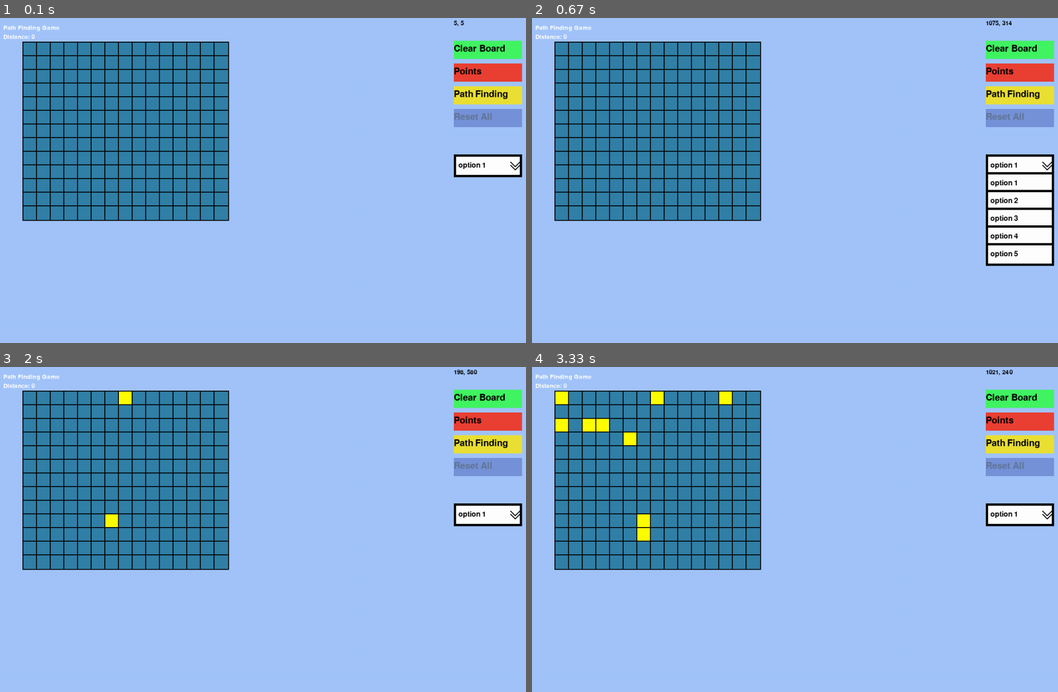
Above: before the commit, frames 1-4 (two rows, left to right).
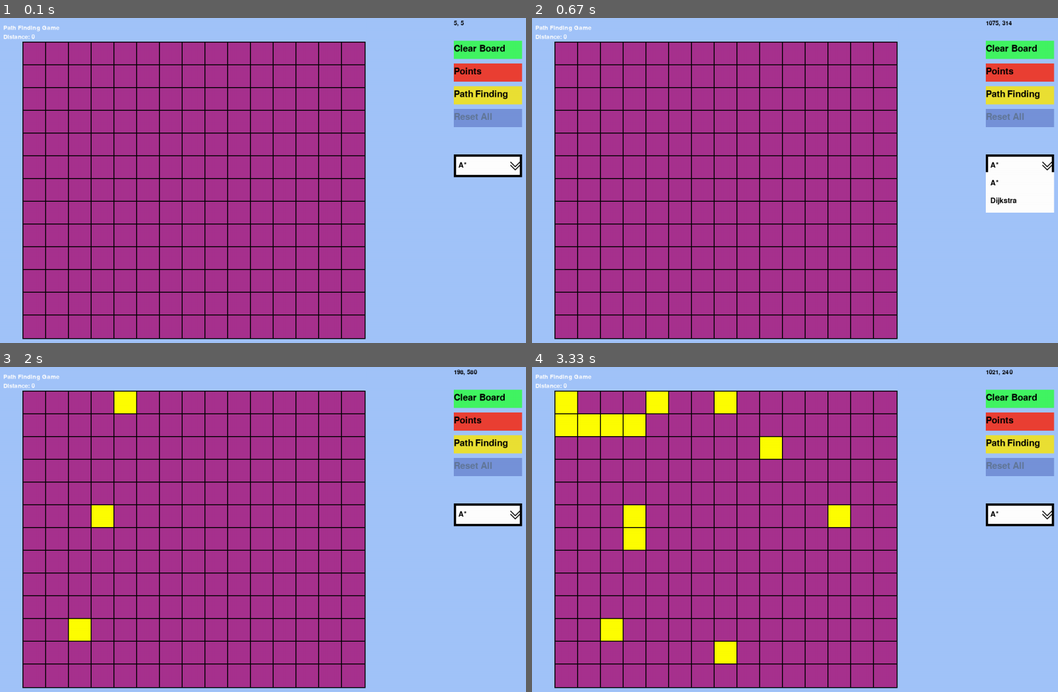
Above: after the commit, the same moments.

Repository: JonathanChan1234/Path-Finding-Python
Game: pygame game, started from ui/PathFindingGame.py
Two runs of this game, one before a commit and one after it. Both use one fixed random seed, a clock stepped at 60 frames per second and the inputs below.
Inputs (mouse positions are in pixels of both pictures, inside the frame that each line leads up to):
- Up to frame 1 (0.1 s): no input
- Up to frame 2 (0.67 s): click (1021, 161) at 0.38 s
- Up to frame 3 (2 s): click (489, 510) at 0.72 s; press the mouse at (352, 402) at 1.03 s; move the mouse to (368, 477) at 1.13 s; release the mouse at (378, 552) at 1.27 s; press the mouse at (352, 402) at 1.37 s; move the mouse to (252, 532) at 1.47 s; release the mouse at (152, 666) at 1.6 s; press the mouse at (126, 402) at 1.7 s; move the mouse to (105, 516) at 1.8 s; release the mouse at (89, 630) at 1.93 s
- Up to frame 4 (3.33 s): press the mouse at (568, 425) at 2.03 s; move the mouse to (642, 539) at 2.13 s; release the mouse at (721, 653) at 2.27 s; press the mouse at (589, 425) at 2.37 s; move the mouse to (605, 428) at 2.47 s; release the mouse at (626, 435) at 2.6 s; press the mouse at (726, 402) at 2.7 s; move the mouse to (847, 519) at 2.8 s; release the mouse at (973, 636) at 2.93 s; press the mouse at (568, 402) at 3.03 s; move the mouse to (779, 438) at 3.13 s; release the mouse at (994, 477) at 3.27 s

The runs differ from the first frame. In frame 1, 59% of the frame differs, in the area x 4-93%, y 7-99%; in frame 2, 62%, in the area x 4-100%, y 7-99%; in frame 3, 59%; in frame 4, 59%.

Commit message:
code refactoring and remove files

Diff:
--- a/algorithm/AStarNode.py
+++ b/algorithm/AStarNode.py
@@ -40,9 +40,11 @@
 
     def distance_debug(self):
         if self.g == sys.maxsize / 2 and self.h == sys.maxsize / 2:
-            return f'g: inf, h: inf, f: inf'
+            return ['inf', 'inf', 'inf']
         else:
-            return f'g: {round(self.get_g(), 2)}, h: {round(self.get_h(), 2)}), f: {round(self.get_distance(), 2)}'
+            return [f'g: {round(self.get_g(), 2)}',
+                    f'h: {round(self.get_h(), 2)}',
+                    f'f: {round(self.get_distance(), 2)}']
 
     def __deepcopy__(self, memodict={}):
         copyNode = AStarNode(self.x, self.y)
--- a/algorithm/DijkstraNode.py
+++ b/algorithm/DijkstraNode.py
@@ -21,7 +21,13 @@
     def get_previous(self) -> DijkstraNode:
         return self.previous
 
+    def distance_debug(self):
+        if self.distance != sys.maxsize:
+            return 'inf'
+        else:
+            return f'f: {round(self.get_distance(), 2)}'
+
     def __str__(self):
         return f'Position:({str(self.x)}, {str(self.y)})' \
                f', Distance: {str(self.distance)}' \
-               f', {"Obstacle" if self.obstacle else "Open"}'
+               f', {"Obstacle" if self.obstacle else ""}'
--- a/algorithm/Node.py
+++ b/algorithm/Node.py
@@ -40,6 +40,9 @@
     def get_coordinate(self) -> str:
         return f'({self.x}, {self.y})'
 
+    def distance_debug(self):
+        pass
+
     def __eq__(self, other: Node):
         return self.x == other.x and self.y == other.y
 
--- a/algorithm/astar_grid.py
+++ b/algorithm/astar_grid.py
@@ -1,7 +1,5 @@
 import copy
 import math
-import sys
-
 from typing import List, Union
 
 from algorithm.AStarNode import AStarNode
@@ -10,6 +8,8 @@
 VERTICAL_DISTANCE = 1
 HORIZONTAL_DISTANCE = 1
 DIAGONAL_DISTANCE = 1.4  # sqrt(2)
+
+A_STAR = 'A*'
 
 
 # check whether it is the valid block (inside the grid and not an obstacle)
--- a/algorithm/dijkstra_grid.py
+++ b/algorithm/dijkstra_grid.py
@@ -8,6 +8,7 @@
 VERTICAL_DISTANCE = 1
 HORIZONTAL_DISTANCE = 1
 DIAGONAL_DISTANCE = 1.4  # sqrt(2)
+DIJKSTRA = "Dijkstra"
 
 
 def debug_grid(grid: List[List[DijkstraNode]]):
--- a/ui/PathFindingGame.py
+++ b/ui/PathFindingGame.py
@@ -2,6 +2,8 @@
 
 import pygame
 
+from algorithm.astar_grid import A_STAR
+from algorithm.dijkstra_grid import DIJKSTRA
 from ui_utility.UIDialog import UIDialog
 from ui_utility.UIDropdownMenu import UIDropdownMenu
 from ui_utility.UIManager import UIManager
@@ -13,6 +15,7 @@
 WINDOW_HEIGHT = 800
 BACKGROUND_COLOR = (162, 196, 250)
 FPS = 60
+ALGORITHM_LIST = [A_STAR, DIJKSTRA]
 
 
 class PathFindingGame:
@@ -59,7 +62,7 @@
                                             width=150,
                                             height=50,
                                             text_size=16,
-                                            options=['option 1', 'option 2', 'option 3', 'option 4', 'option 5'])
+                                            options=ALGORITHM_LIST)
         self.mouse_debug_text = UIText(self.manager, 1000, 0, (0, 0, 0), '')
 
     def refresh(self):
@@ -130,14 +133,15 @@
                     if event.event == UIDialog.CLOSE_BUTTON_CLICKED:
                         self.dialog.dismiss()
                 if event.component_id == self.dropdown_menu.component_id:
-                    print(event)
+                    # change the algorithm according to the value
+                    pass
 
     def switch_mode(self):
         self.grid.switch_mode()
 
 
 if __name__ == '__main__':
-    grid = PathFindingGrid(15, 13)
+    grid = PathFindingGrid(A_STAR, 15, 13)
     path_finding_game = PathFindingGame(WINDOW_WIDTH, WINDOW_HEIGHT, FPS, BACKGROUND_COLOR, grid)
     while path_finding_game.running:
         path_finding_game.event_handle()
--- a/ui/PathFindingGrid.py
+++ b/ui/PathFindingGrid.py
@@ -7,8 +7,8 @@
 from algorithm.astar_grid import a_star
 from ui.PathFindingNode import PathFindingNode
 
-NODE_WIDTH = 30
-NODE_HEIGHT = 30
+NODE_WIDTH = 50
+NODE_HEIGHT = 50
 X_OFFSET = 50
 Y_OFFSET = 50
 BORDER = 2
@@ -23,6 +23,7 @@
     PATH_ANIMATION_ID = pygame.NUMEVENTS - 1
 
     def __init__(self,
+                 algorithm: str,
                  column: int = 20,
                  row: int = 20,
                  color: Tuple[int, int, int] = NODE_COLOR,
@@ -30,6 +31,9 @@
                  y_offset: int = Y_OFFSET,
                  width: int = NODE_WIDTH,
                  height: int = NODE_HEIGHT):
+        # Algorithm to be used
+        self.algorithm = algorithm
+
         # True when the player has made the first initial click, the hovered block will become obstacle
         self.select_obstacle = False
         # True when the player is currently in selecting the origin/destination
@@ -69,6 +73,9 @@
         for row in range(len(self.grid)):
             for column in range(len(self.grid[row])):
                 func(self.grid[row][column])
+
+    def set_algorithm(self, algorithm: str):
+        self.algorithm = algorithm
 
     def set_obstacle(self, node):
         # if the selected node is already an obstacle, deselected the current cell
@@ -127,24 +134,23 @@
 
         # draw the final path
         if len(self.search_result) == 0:
-            print(self.markers[0].marked)
-            print(self.markers[1].marked)
             next_point = self.markers[1]
             while next_point.get_previous() is not None:
                 next_point.set_path()
                 next_point = next_point.get_previous()
             self.set_path_find_finished(True)
 
-    def copy_grid(self, copy_grid: List[List[AStarNode]]):
+    def copy_grid(self, copy_grid: List[List[Node]]):
         for row in range(len(copy_grid)):
             for column in range(len(copy_grid[row])):
-                self.grid[row][column].set_g(copy_grid[row][column].get_g())
-                self.grid[row][column].set_h(copy_grid[row][column].get_h())
-                if copy_grid[row][column].get_previous():
-                    previous_node = copy_grid[row][column].get_previous()
-                    self.grid[row][column].set_previous(self.grid[previous_node.y][previous_node.x])
-                if copy_grid[row][column].get_visited():
-                    self.grid[row][column].set_visited()
+                self.grid[row][column] = copy_grid[row][column]
+                # self.grid[row][column].set_g(copy_grid[row][column].get_g())
+                # self.grid[row][column].set_h(copy_grid[row][column].get_h())
+                # if copy_grid[row][column].get_previous():
+                #     previous_node = copy_grid[row][column].get_previous()
+                #     self.grid[row][column].set_previous(self.grid[previous_node.y][previous_node.x])
+                # if copy_grid[row][column].get_visited():
+                #     self.grid[row][column].set_visited()
 
     def reset_grid(self):
         self.init_grid()
--- a/ui/PathFindingNode.py
+++ b/ui/PathFindingNode.py
@@ -1,12 +1,12 @@
 import math
 import os
 import sys
-from enum import Enum
 
 import pygame
 from typing import Tuple
 
-from algorithm.AStarNode import AStarNode
+from algorithm.Node import Node
+from ui_utility.utils import render_inline_text, render_multiline_text
 
 UNVISITED_COLOR = (50, 129, 168)
 OBSTACLE_COLOR = (255, 255, 0)
@@ -17,15 +17,7 @@
 BORDER_COLOR = (0, 0, 0)
 
 
-class PathFindingNodeState(Enum):
-    UNVISITED = 1
-    SEARCHED = 2
-    OBSTACLE = 3
-    VISITED = 4  # shortest path to this node is found
-    PATH = 5
-
-
-class PathFindingNode(pygame.sprite.Sprite, AStarNode):
+class PathFindingNode(pygame.sprite.Sprite, Node):
     def __init__(self,
                  width: int,
                  height: int,
@@ -36,7 +28,7 @@
                  y: int):
         # constructor
         pygame.sprite.Sprite.__init__(self)
-        AStarNode.__init__(self, x, y)
+        Node.__init__(self, x, y)
 
         # node properties
         self.width = width
@@ -103,32 +95,10 @@
                 self.block.fill(UNVISITED_COLOR)
             else:
                 self.block.fill(SEARCHED_COLOR)
-
+        if self.get_distance() != sys.maxsize:
+            if type(self.distance_debug()) is list:
+                render_multiline_text(self.block, self.distance_debug(), 8, (0, 0, 0))
+            if type(self.distance_debug()) is str:
+                render_inline_text(self.block, self.distance_debug(), 8, (0, 0, 0))
         window_surface.blit(self.border, self.border_rect)
         window_surface.blit(self.block, self.block_rect)
-
-        # distance = 'inf' if self.get_distance() == sys.maxsize else str(round(self.get_distance(), 1))
-        # g_distance = 'inf' if self.get_g() == sys.maxsize / 2 else str(round(self.get_g(), 1))
-        # h_distance = 'inf' if self.get_h() == sys.maxsize / 2 else str(round(self.get_h(), 1))
-        #
-        # top = self.border_rect.top
-        # left = self.border_rect.left
-        # right = self.border_rect.right
-        # bottom = self.border_rect.bottom
-        # centerx = self.border_rect.centerx
-        #
-        # if g_distance != 'inf':
-        #     g_distance_text = pygame.font.SysFont(None, 16).render(g_distance, True, (255, 255, 255))
-        #     window_surface.blit(g_distance_text,
-        #                         (left + 5, top + 5))
-        # if h_distance != 'inf':
-        #     h_distance_text = pygame.font.SysFont(None, 16).render(h_distance, True, (0, 0, 0))
-        #     h_distance_width = h_distance_text.get_width()
-        #     window_surface.blit(h_distance_text,
-        #                         (right - h_distance_width - 5, top + 5))
-        #
-        # if distance != 'inf':
-        #     distance_text = pygame.font.SysFont(None, 18).render(distance, True, (0, 100, 255))
-        #     distance_width, distance_height = distance_text.get_size()
-        #     window_surface.blit(distance_text,
-        #                         (centerx - (distance_width / 2), bottom - distance_height - 5))
--- a/ui_utility/UIDropdownMenu.py
+++ b/ui_utility/UIDropdownMenu.py
@@ -60,7 +60,7 @@
         for option in self.options:
             y_pos = selector.rect.bottom + UIDropdownMenu.Selector.BORDER_MARGIN
             selector = self.Selector(self.x_pos, y_pos, self.width, self.height, self.background, self.text_size,
-                                     self.text_color, option)
+                                     self.text_color, option, False)
             self.add(selector)
 
     def event_handler(self, event):
@@ -102,16 +102,18 @@
                      background: Tuple[int, int, int],
                      text_size: int,
                      text_color: Tuple[int, int, int],
-                     value: str):
+                     value: str,
+                     closed: bool = True):
             Sprite.__init__(self)
             self.value = value
             self.image = Surface([width, height])
             self.image.fill(background)
             image_array = np.array(surfarray.array3d(self.image))
-            image_array[:, :5, :] = np.zeros((1, 1, 1))
-            image_array[:, -5:, :] = np.zeros((1, 1, 1))
-            image_array[:5, :, :] = np.zeros((1, 1, 1))
-            image_array[-5:, :, :] = np.zeros((1, 1, 1))
+            if closed:
+                image_array[:, :5, :] = np.zeros((1, 1, 1))
+                image_array[:, -5:, :] = np.zeros((1, 1, 1))
+                image_array[:5, :, :] = np.zeros((1, 1, 1))
+                image_array[-5:, :, :] = np.zeros((1, 1, 1))
             border_image = surfarray.make_surface(image_array)
             self.image = border_image
             x, y = render_inline_text(self.image, value, text_size, text_color,
Not shown, changed: README.md
